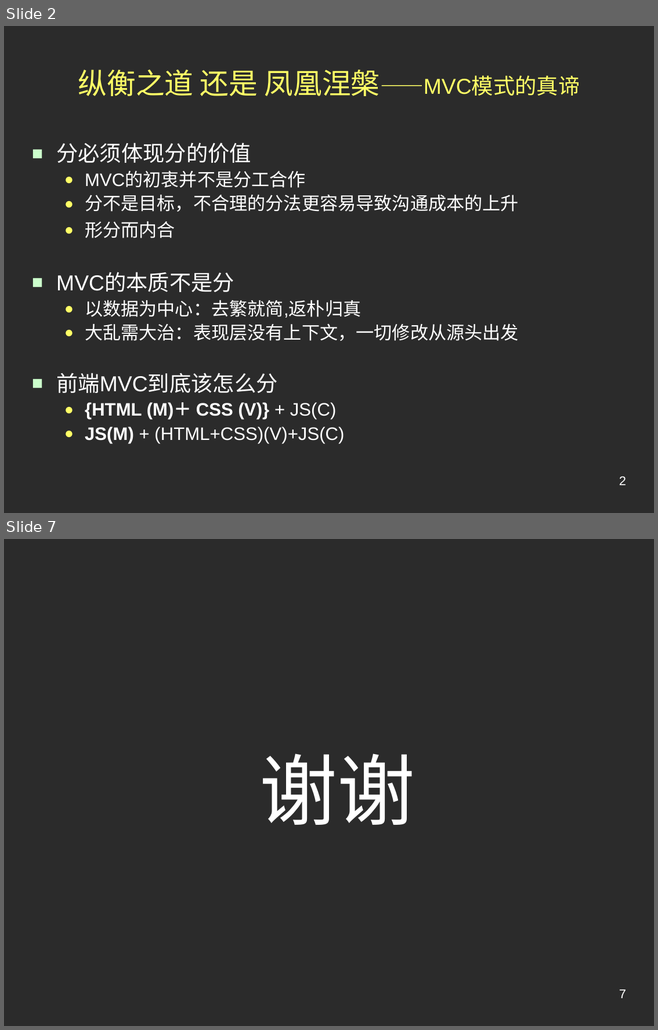
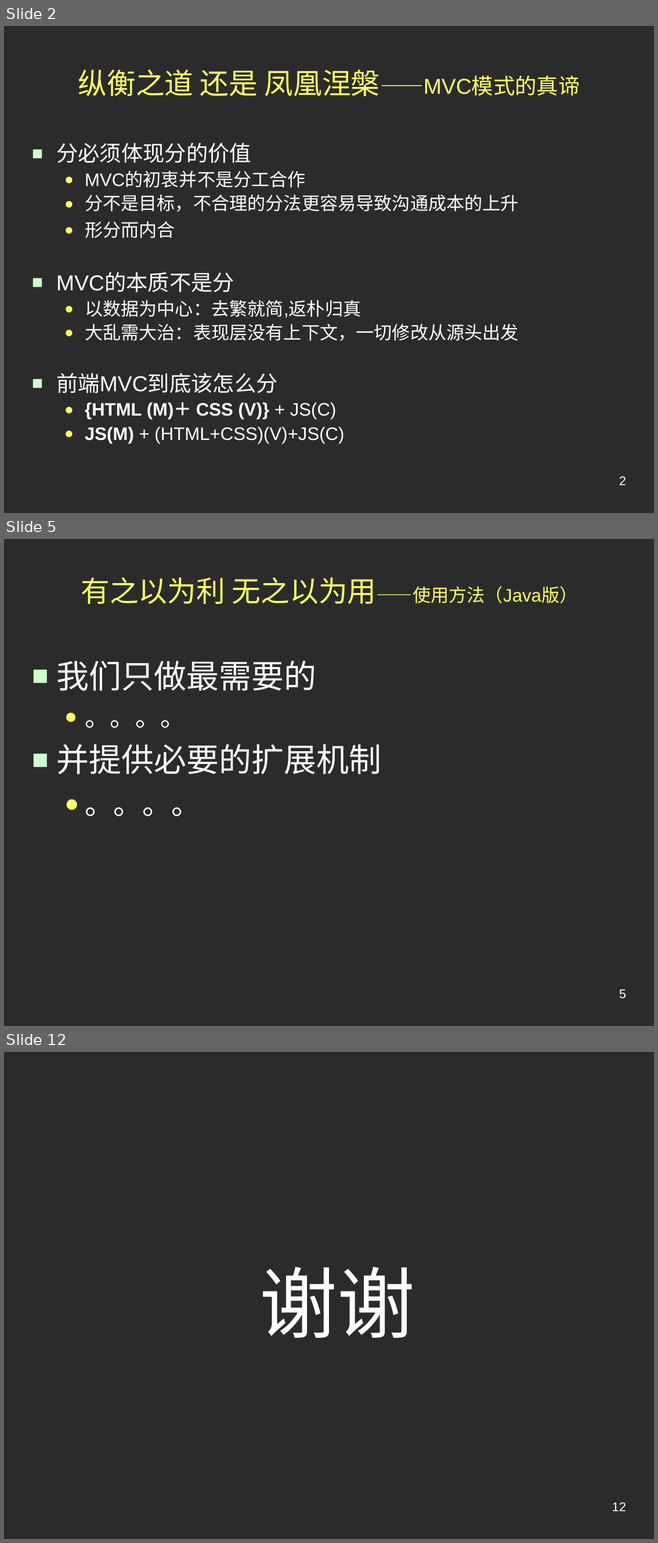
Before and after one commit to jindw/lite, a slide deck: trunk/Lite/web/doc/Preview.ppt. Shown one above the other, each under a label of ours: slides 2 and 7 before the commit, slides 2, 5 and 12 after it; the slides between them are not shown. The pictures are 658x1030 and 658x1543 pixels, drawn with LibreOffice and Linux fonts; fonts in the diff are those of the drawing; background and template pictures are left out; a plain dark background stands for a picture behind light text. Boxes give left, top, right and bottom in pixels: in the first picture for what was removed or moved away, otherwise in the second. Text is boxed around its words. In the diff, an @@ line names an element or a change of style, - is before the commit and + after.

```diff
--- a/trunk/Lite/web/doc/Preview.ppt
+++ b/trunk/Lite/web/doc/Preview.ppt
@@ slide 5 added at (x1=4, y1=539, x2=654, y2=1026), background picture (left out) @@
@@ title added at (x1=81, y1=577, x2=577, y2=604), 20 pt, text #FFFF66 @@
+有之以为利 无之以为用——使用方法（Java版）
@@ text added at (x1=56, y1=661, x2=381, y2=816), 36 pt, text #FFFFFF @@
+■ 我们只做最需要的
+  ● 。。。。
+■ 并提供必要的扩展机制
+  ● 。。。。
@@ page number added at (x1=619, y1=990, x2=626, y2=998), 14 pt, text #FFFFFF @@
+5
@@ what was slide 7 is now slide 12 @@
@@ page number at (x1=612, y1=1503, x2=626, y2=1511): text changed @@
-7
+12
```
Also in this commit, not shown: 4 slides changed, 4 other slides added.
